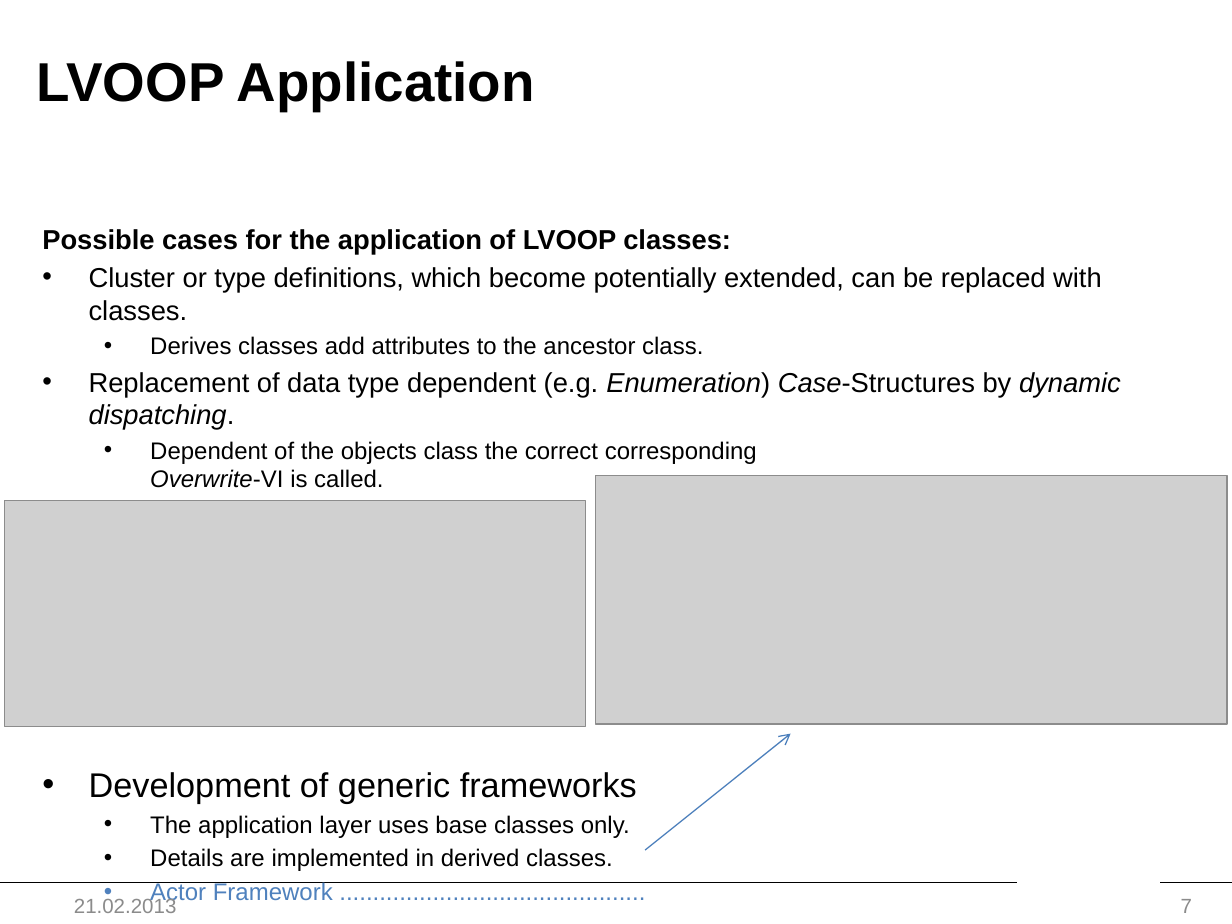
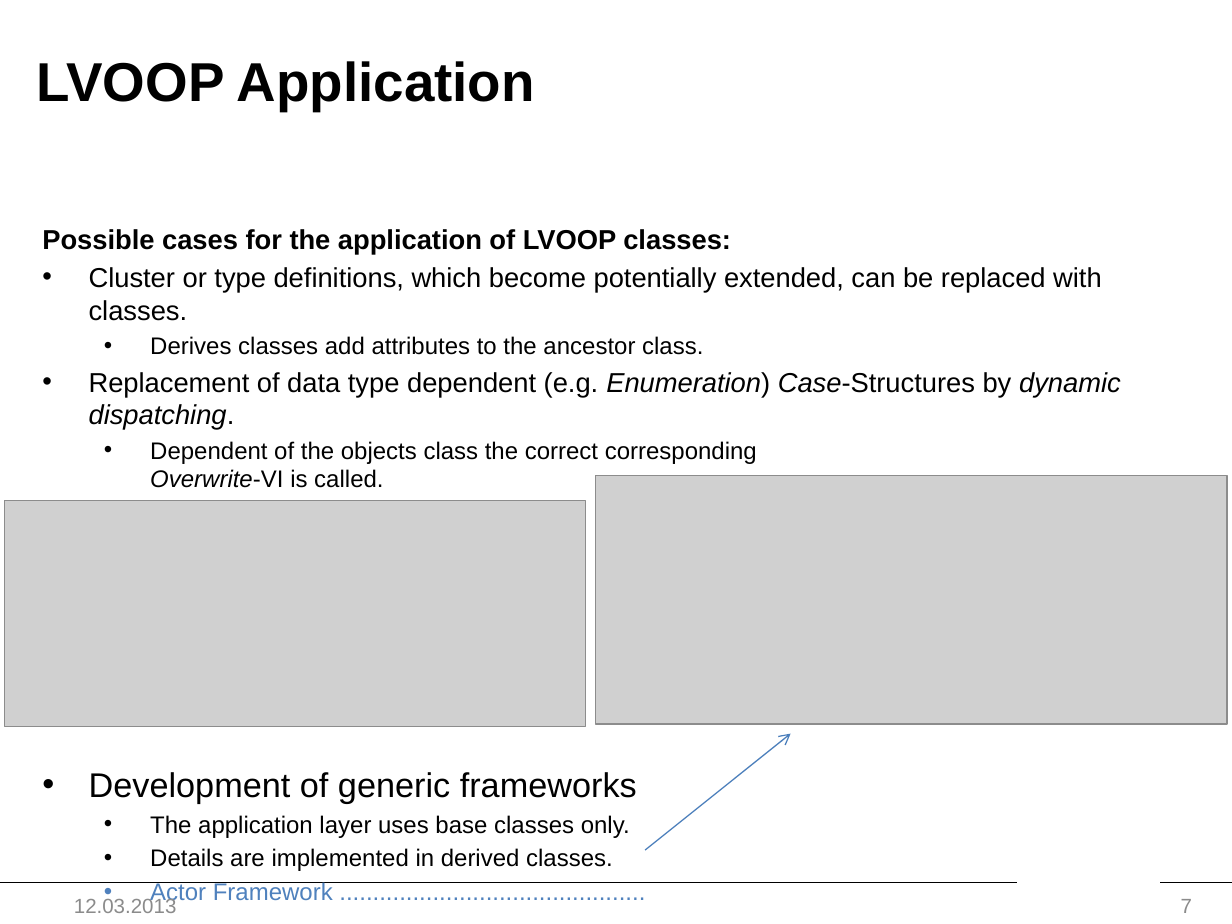
Before and after one commit to HB-GSI/DIMActor, a slide deck: slide 7 of Documentation/NI Actor Framework -DIMActor.pptx. Drawn at 1232x924 pixels with LibreOffice and Linux fonts; fonts in the diff are those of the drawing; grey boxes stand for pictures; background and template pictures are left out. Boxes give left, top, right and bottom in pixels: in the first picture for what was removed or moved away, otherwise in the second. Text is boxed around its words. In the diff, an @@ line names an element or a change of style, - is before the commit and + after.

```diff
--- a/Documentation/NI Actor Framework -DIMActor.pptx
+++ b/Documentation/NI Actor Framework -DIMActor.pptx
@@ text at <box>74,897,177,913</box>: text changed @@
-21.02.2013
+12.03.2013
```
Also in this commit, not shown: 17 other slides changed.
